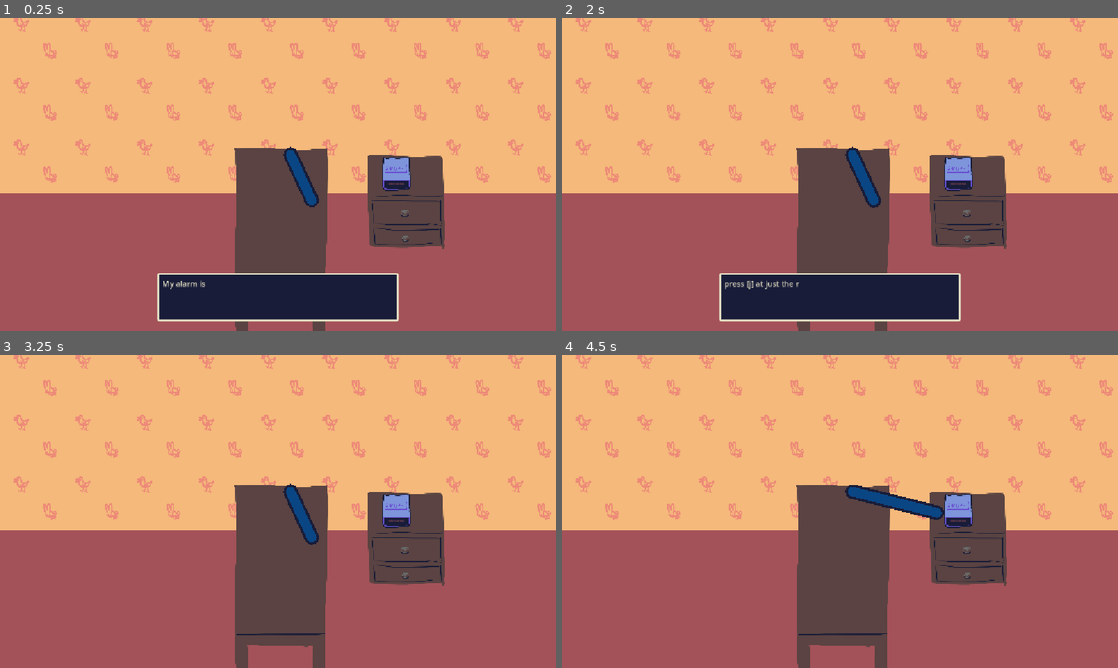
Above: before the commit, frames 1-4 (two rows, left to right).
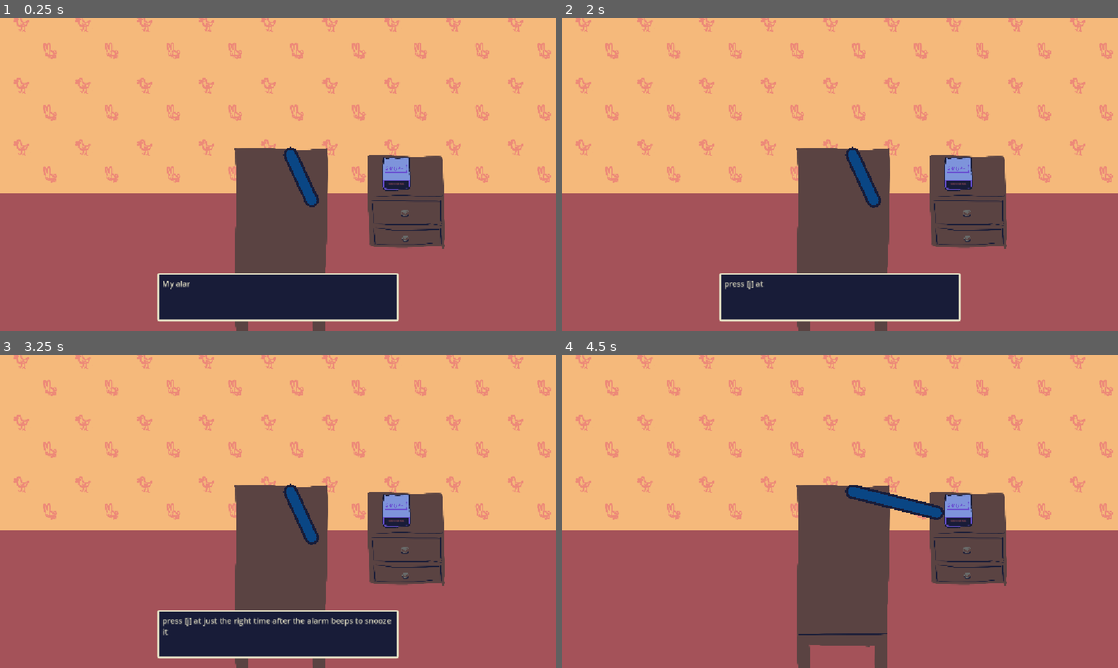
Above: after the commit, the same moments.

Repository: harperstoeckle/be_late_for_work
Game: Godot game, scene res://scenes/main.tscn
Two runs of this game, one before a commit and one after it. Both use one fixed random seed, a clock stepped at 60 frames per second and the inputs below. Sound files missing from this copy of the repository are replaced by a short silence.
Inputs:
- Up to frame 1 (0.25 s): no input
- Up to frame 2 (2 s): tap Enter (ui_accept) at 0.5, 0.77, 1.25, 1.52 s; hold Up (ui_up) 0.53-1.28 s; hold J (snooze) 0.53-1.28 s; hold Down (ui_down) from 1.28 s (still down); tap J (snooze) at 1.35 s
- Up to frame 3 (3.25 s): tap J (snooze) at 2, 2.85 s; release Down (ui_down) at 2.03 s; hold J (snooze) 2.03-2.78 s; hold Up (ui_up) from 2.03 s (still down); tap Enter (ui_accept) at 3.02 s
- Up to frame 4 (4.5 s): tap J (snooze) at 3.5, 4.35 s; release Up (ui_up) at 3.53 s; hold J (snooze) 3.53-4.28 s; hold Down (ui_down) from 3.53 s (still down); tap Enter (ui_accept) at 3.77, 4.25 s

The runs differ from the first frame. In frame 1, less than 0.1% of the frame differs, in the area x 34-37%, y 84-86%; in frame 2, less than 0.1%; in frame 3, 6.7%, in the area x 28-72%, y 81-98%; in frame 4, nothing differs.
Error before the commit: Modulo by zero error in operator '%'. (res://scripts/main.gd:101)
Error after the commit: Modulo by zero error in operator '%'. (res://scripts/main.gd:106)

Commit message:
Add a dialogue blip

Diff:
--- a/scenes/main.tscn
+++ b/scenes/main.tscn
@@ -4,6 +4,7 @@
 [ext_resource type="AudioStream" uid="uid://b2k2v5uuuq5kl" path="res://music/a.ogg" id="2_0wfyh"]
 [ext_resource type="AudioStream" uid="uid://laoq50q70mre" path="res://audio/250552__druminfected__metronome.wav" id="3_sugp2"]
 [ext_resource type="AudioStream" uid="uid://d3k8a2chpsol5" path="res://audio/525179__sophia_c__plastic-impact-2-hit-with-axe.wav" id="5_tbgi4"]
+[ext_resource type="AudioStream" uid="uid://1ttaky17ealg" path="res://audio/249895__alienxxx__blip2.wav" id="6_choun"]
 [ext_resource type="AudioStream" uid="uid://drxytpokc1apa" path="res://audio/193676__deleted_user_2814878__gatedenied.wav" id="6_tefeu"]
 [ext_resource type="Texture2D" uid="uid://dpr8arjjs4whb" path="res://textures/wallpaper.png" id="7_o6xl0"]
 [ext_resource type="Texture2D" uid="uid://c1nm57vw33doy" path="res://textures/nightstand.png" id="8_85g3d"]
@@ -50,6 +51,12 @@
 stream = ExtResource("6_tefeu")
 volume_db = -10.0
 max_polyphony = 4
+bus = &"Sound Effects"
+
+[node name="DialogueBlipPlayer" type="AudioStreamPlayer" parent="." unique_id=357540218]
+stream = ExtResource("6_choun")
+volume_db = -15.0
+pitch_scale = 0.5
 bus = &"Sound Effects"
 
 [node name="Wallpaper" type="TextureRect" parent="." unique_id=723137512]
--- a/scripts/main.gd
+++ b/scripts/main.gd
@@ -30,7 +30,7 @@
 @export var arm_retract_delay: float = 0.1
 @export var arm_retract_duration: float = 0.1
 @export var snooze_button_hand_offset: Vector2 = Vector2(20, -20)
-@export var dialogue_time_per_character: float = 1 / 50.0
+@export var dialogue_time_per_character: float = 1 / 30.0
 
 
 @onready var _music_player: AudioStreamPlayer = $MusicPlayer
@@ -43,6 +43,7 @@
 @onready var _default_hand_ref: Node2D = %DefaultHandRef
 @onready var _dialogue_box: PanelContainer = %DialogueBox
 @onready var _dialogue_label: RichTextLabel = %DialogueLabel
+@onready var _dialogue_blip_player: AudioStreamPlayer = $DialogueBlipPlayer
 
 @onready var _global_hand_pos := _arm_border.to_global(_arm_border.points[1]) :
 	set(v):
@@ -86,7 +87,11 @@
 func _process(delta: float) -> void:
 	if _is_showing_dialogue() and not _is_dialogue_fully_visible():
 		_time_since_current_dialogue_box_shown += delta
+		var prev_visible_chars := _dialogue_label.visible_characters
 		_dialogue_label.visible_characters = min(_dialogue_label.get_total_character_count(), _time_since_current_dialogue_box_shown / dialogue_time_per_character)
+
+		if prev_visible_chars != _dialogue_label.visible_characters:
+			_dialogue_blip_player.play()
 
 	if not _music_player.playing: return
 
Not shown, added: audio/249895__alienxxx__blip2.wav.import
Not shown, changed: credits.txt
Not shown, added: audio/249895__alienxxx__blip2.wav
